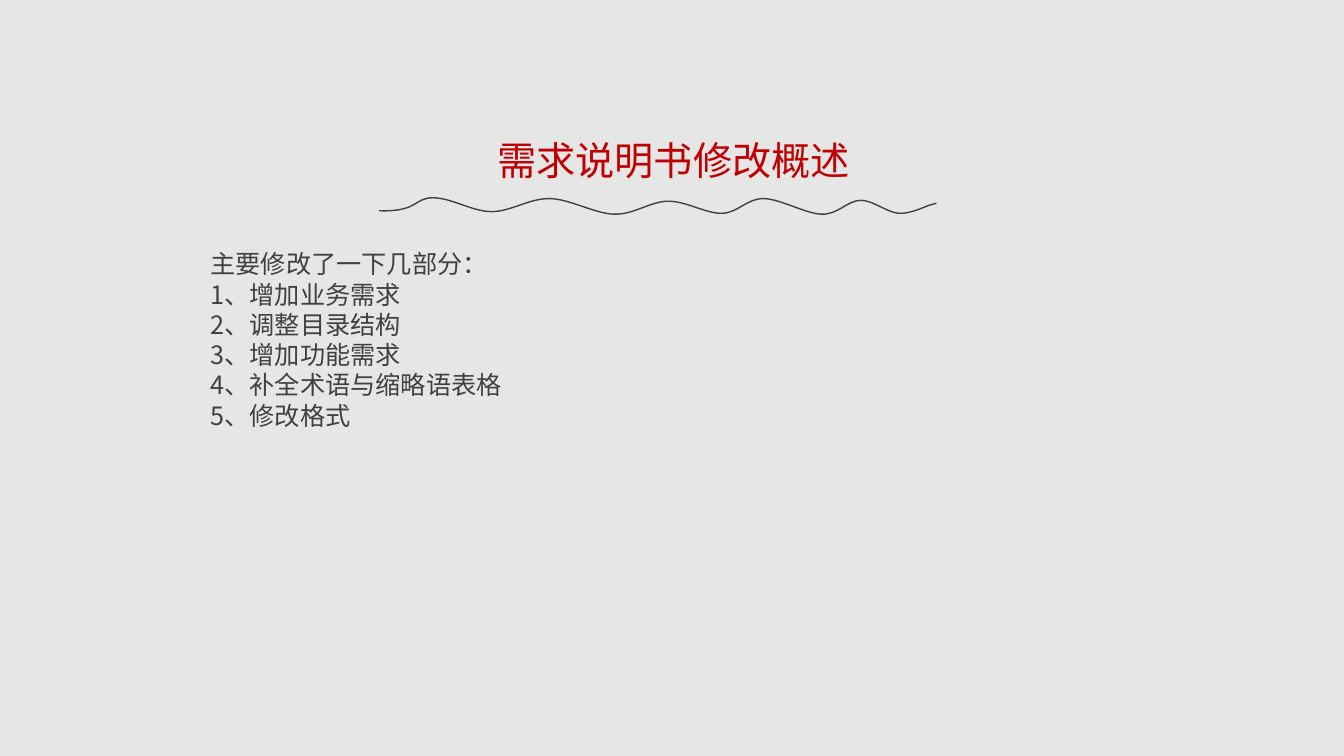
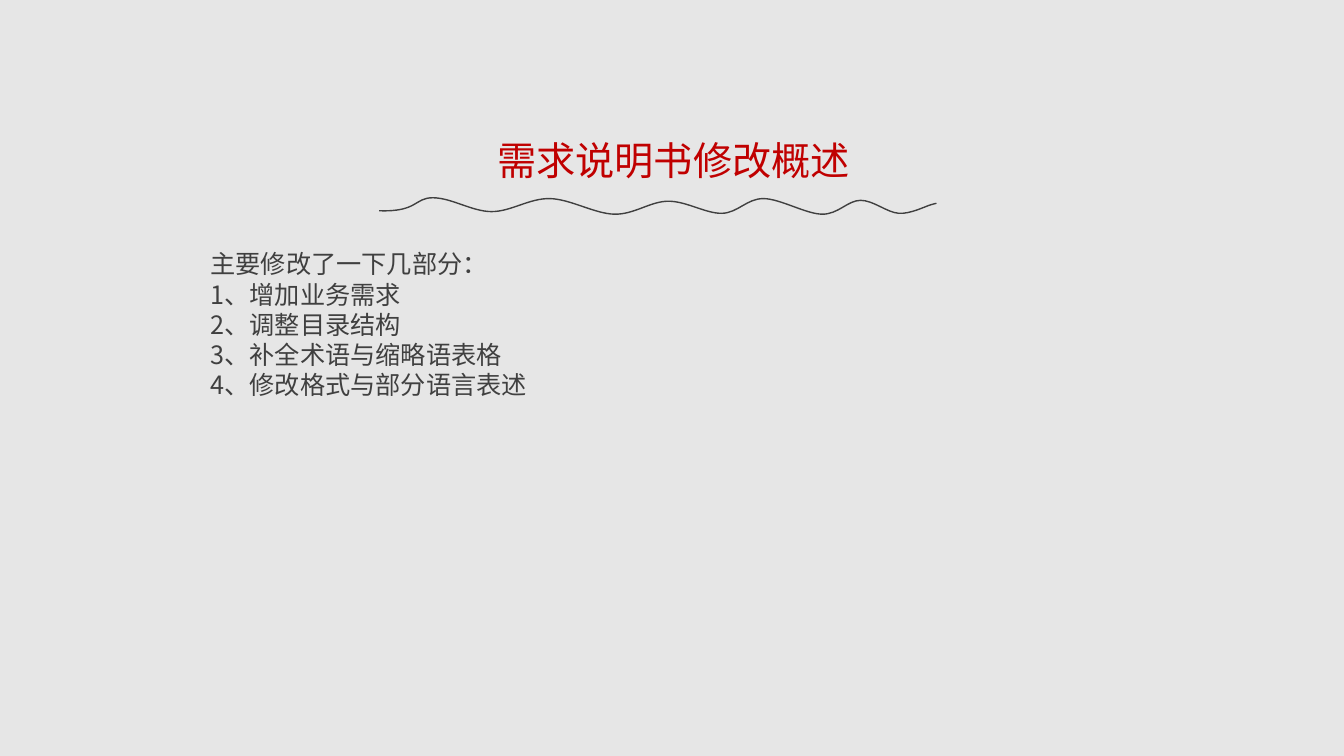
Before and after one commit to bhsei/17TeamE_Lire, a slide deck: slide 2 of 3.项目PPT/需求修改说明.ppt. Drawn at 1344x756 pixels with LibreOffice and Linux fonts; fonts in the diff are those of the drawing. Boxes give left, top, right and bottom in pixels: in the first picture for what was removed or moved away, otherwise in the second. Text is boxed around its words. In the diff, an @@ line names an element or a change of style, - is before the commit and + after.

```diff
--- a/3.项目PPT/需求修改说明.ppt
+++ b/3.项目PPT/需求修改说明.ppt
@@ text at (211,342,527,396): text changed @@
-3、增加功能需求
-4、补全术语与缩略语表格
-5、修改格式
+3、补全术语与缩略语表格
+4、修改格式与部分语言表述
```
Also in this commit, not shown: 4 other slides changed, 4 slides removed, 8 other files.
